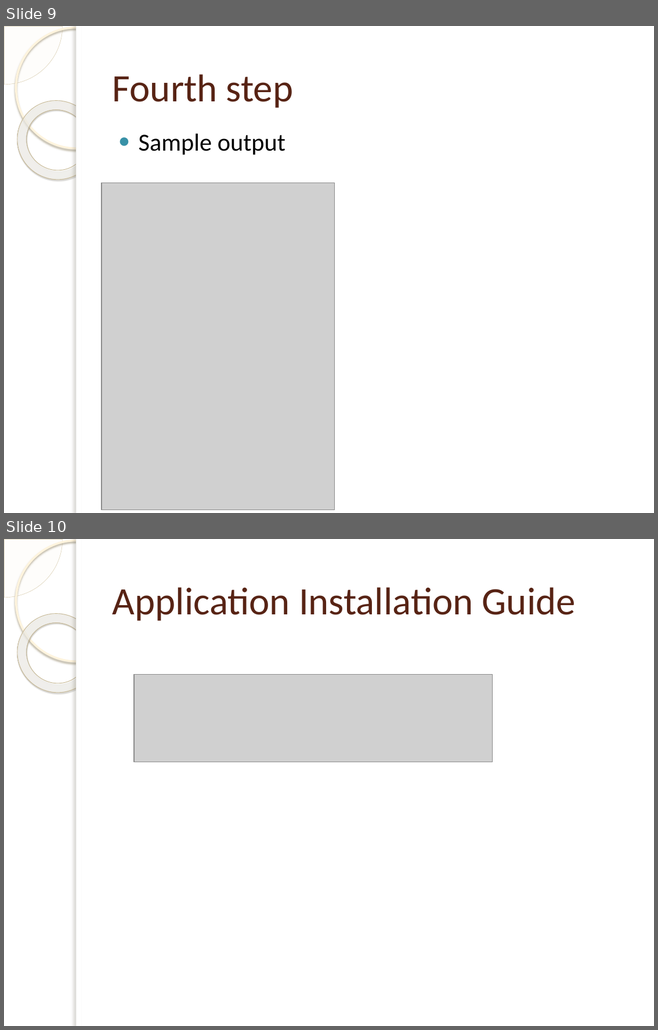
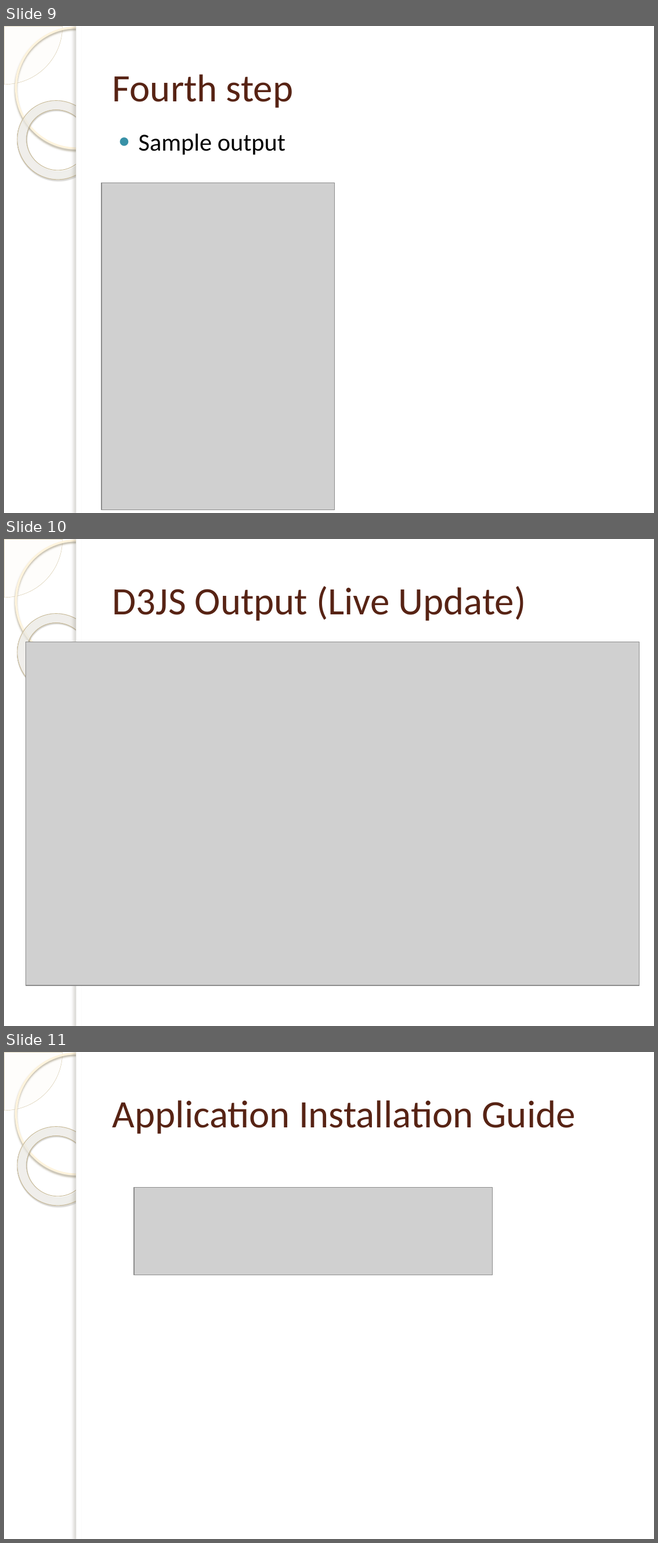
Before and after one commit to mahendra-sahu/Taxi_Trip_Data_Analytics, a slide deck: Taxi_Data_Analysis.pptx. Shown one above the other, each under a label of ours: slides 9 and 10 before the commit, slides 9, 10 and 11 after it. The pictures are 658x1030 and 658x1543 pixels, drawn with LibreOffice and Linux fonts; fonts in the diff are those of the drawing; grey boxes stand for pictures; background and template pictures are left out. Boxes give left, top, right and bottom in pixels: in the first picture for what was removed or moved away, otherwise in the second. Text is boxed around its words. In the diff, an @@ line names an element or a change of style, - is before the commit and + after.

```diff
--- a/Taxi_Data_Analysis.pptx
+++ b/Taxi_Data_Analysis.pptx
@@ slide 10 added at (x1=4, y1=539, x2=654, y2=1026), background picture (left out); not listed: 5 template elements that a slide beside it also shows @@
@@ title added at (x1=112, y1=586, x2=526, y2=621), 43 pt, text #572314 @@
+D3JS Output (Live Update)
@@ picture added at (x1=25, y1=642, x2=639, y2=985) @@
@@ what was slide 10 is now slide 11 @@
```
Also in this commit, not shown: 1 slide changed, 5 other files.
